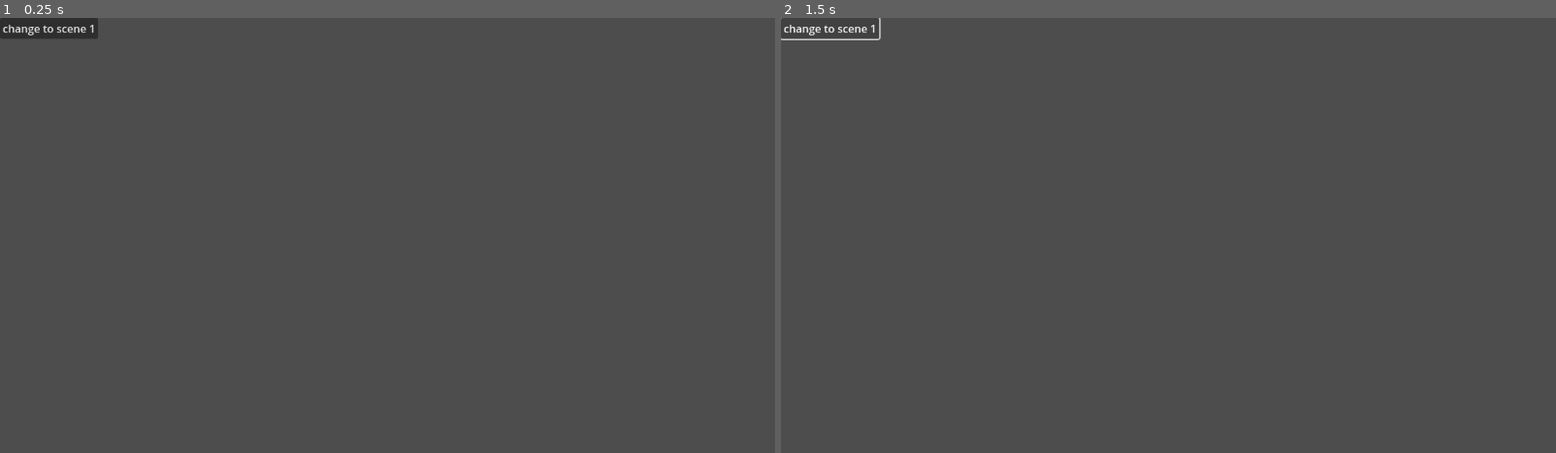
Above: before the commit, frames 1-2 (left to right).
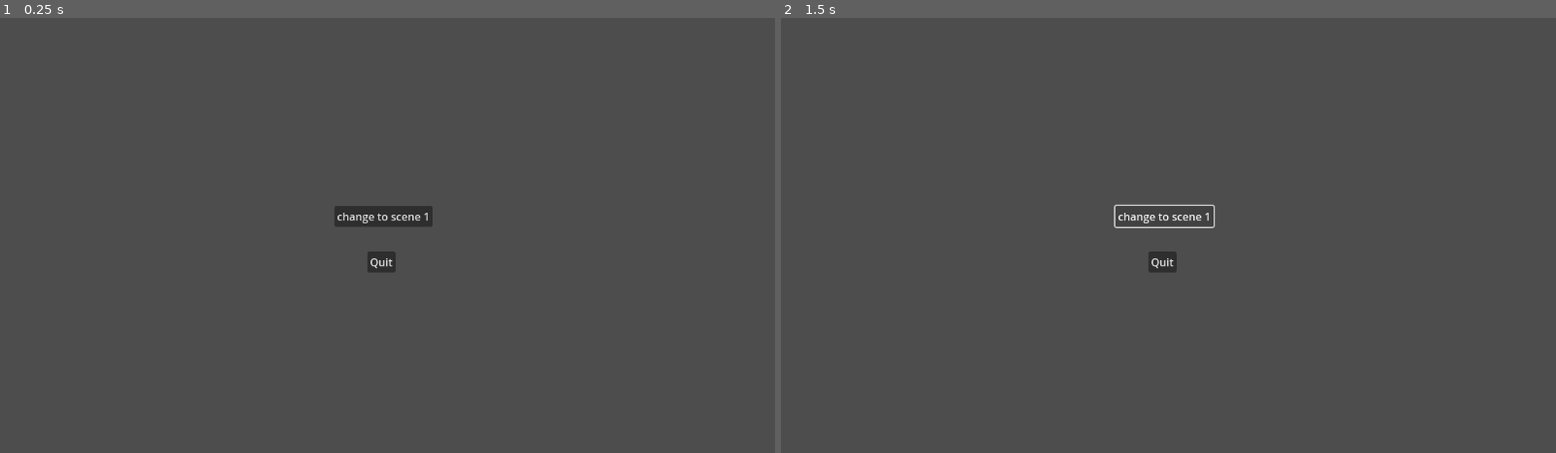
Above: after the commit, the same moments.

Repository: SytonK/settings-and-menus
Game: Godot game, scene res://levels/sandbox_0.tscn
The game is run twice, just before and just after one commit, with the same random seed, the same clock (stepped at 60 frames per second) and the same inputs. The project has no main scene, so this scene is started directly.
Inputs:
- Up to frame 1 (0.25 s): no input
- Up to frame 2 (1.5 s): click "change to scene 1" at 0.5 s; click "change to scene 1" at 1.25 s

The runs differ from the first frame. In frame 1, 1.2% of the frame differs, in the area x 0-56%, y 0-59%; in frame 2, 0.6%.

Commit message:
add quit button

Diff:
--- /dev/null
+++ b/UI/components/quit button/quit_button.gd
@@ -0,0 +1,9 @@
+class_name QuitButton
+extends Button
+
+
+func _init() -> void:
+	pressed.connect(_quit)
+
+func _quit() -> void:
+	get_tree().quit()
--- a/levels/sandbox_0.tscn
+++ b/levels/sandbox_0.tscn
@@ -1,11 +1,25 @@
-[gd_scene load_steps=2 format=3 uid="uid://cln7uxdkpr2le"]
+[gd_scene load_steps=3 format=3 uid="uid://cln7uxdkpr2le"]
 
 [ext_resource type="Script" path="res://UI/components/new scene button/change_scene_button.gd" id="1_y3vb2"]
+[ext_resource type="Script" path="res://UI/components/quit button/quit_button.gd" id="2_g1336"]
 
 [node name="Sandbox0" type="Node2D"]
 
-[node name="ChangeSceneButton" type="Button" parent="."]
-offset_right = 8.0
-offset_bottom = 8.0
+[node name="CanvasLayer" type="CanvasLayer" parent="."]
+
+[node name="ChangeSceneButton" type="Button" parent="CanvasLayer"]
+offset_left = 497.0
+offset_top = 280.0
+offset_right = 643.0
+offset_bottom = 311.0
 text = "change to scene 1"
 script = ExtResource("1_y3vb2")
+
+[node name="QuitButton" type="Button" parent="CanvasLayer"]
+offset_left = 546.0
+offset_top = 348.0
+offset_right = 588.0
+offset_bottom = 379.0
+text = "Quit
+"
+script = ExtResource("2_g1336")
